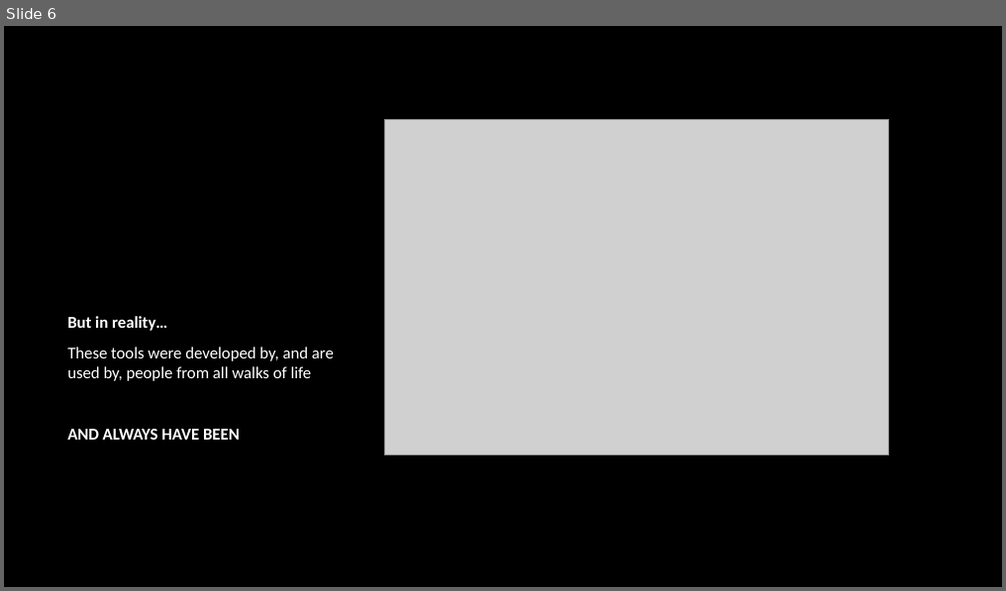
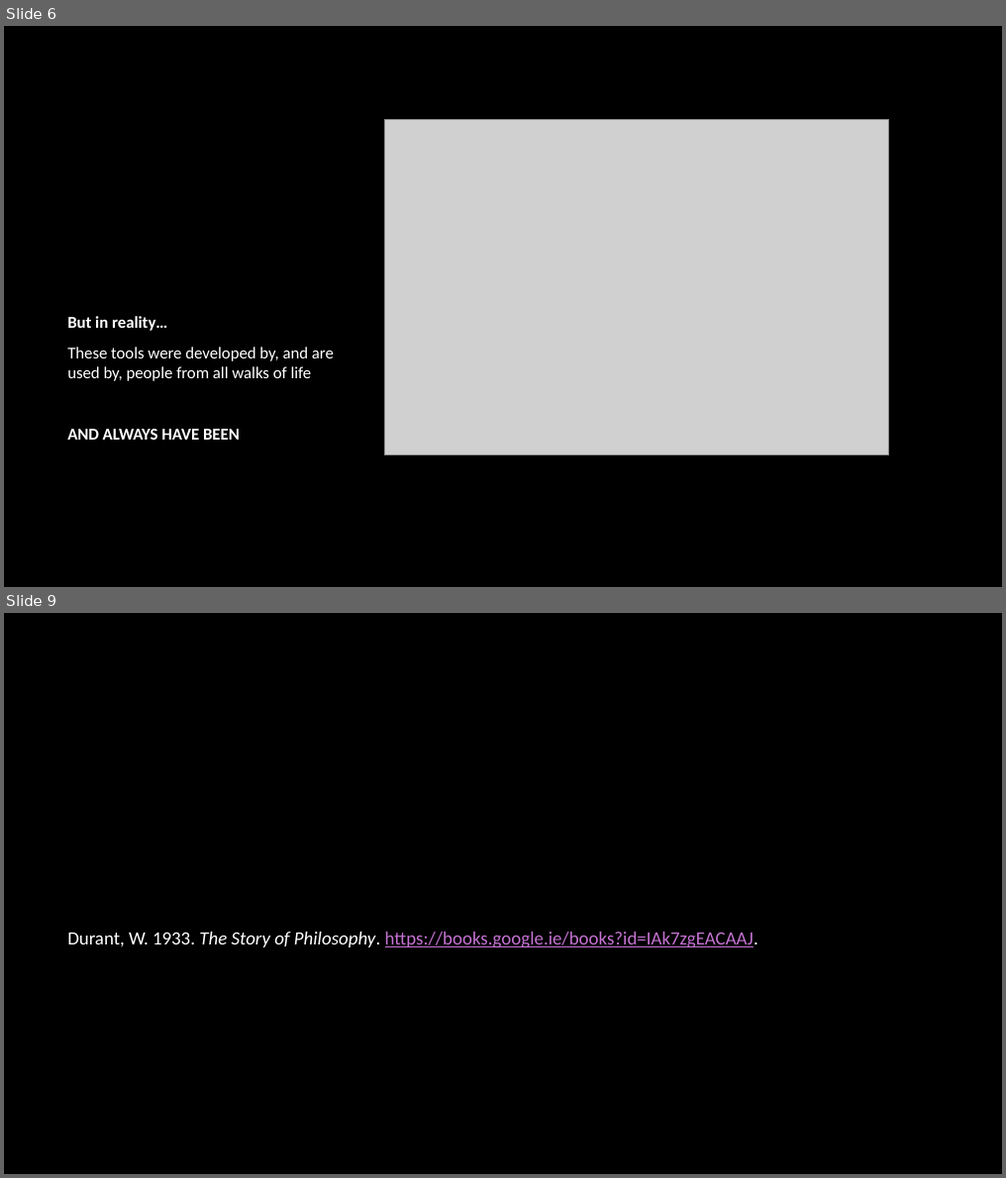
Before and after one commit to spider-z3r0/ULpsych_programing_club, a slide deck: presentations/Day 0/Day0Slides.pptx. Shown one above the other, each under a label of ours: slide 6 before the commit, slides 6 and 9 after it; the slides between them are not shown. The pictures are 1006x591 and 1006x1178 pixels, drawn with LibreOffice and Linux fonts; fonts in the diff are those of the drawing; grey boxes stand for pictures; background and template pictures are left out. Boxes give left, top, right and bottom in pixels: in the first picture for what was removed or moved away, otherwise in the second. Text is boxed around its words. In the diff, an @@ line names an element or a change of style, - is before the commit and + after.

```diff
--- a/presentations/Day 0/Day0Slides.pptx
+++ b/presentations/Day 0/Day0Slides.pptx
@@ slide 9 added at box(4, 613, 1002, 1174), background picture (left out) @@
@@ text added at box(67, 932, 758, 949), 18 pt, text #C573D2, underline @@
+Durant, W. 1933. The Story of Philosophy. https://books.google.ie/books?id=IAk7zgEACAAJ.
```
Also in this commit, not shown: 1 slide changed, 2 other files.
